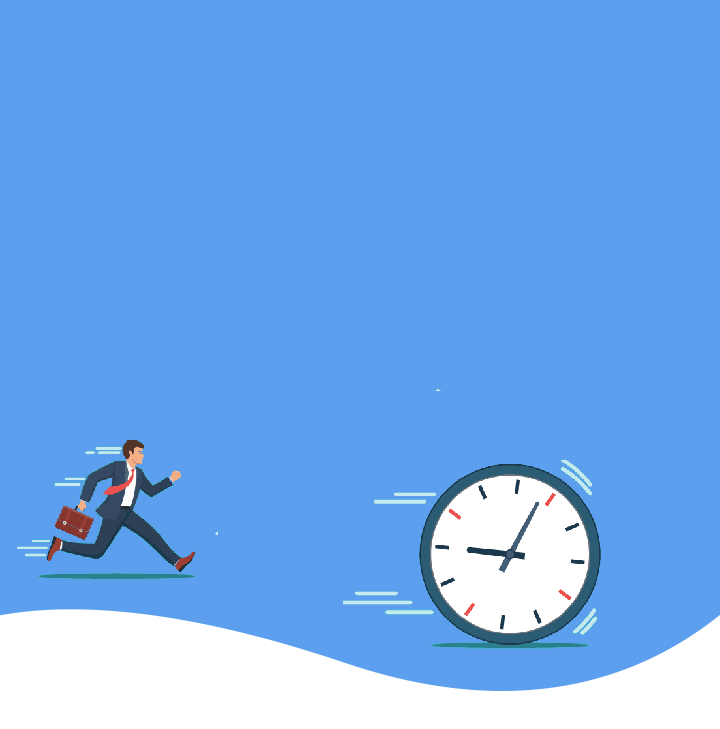
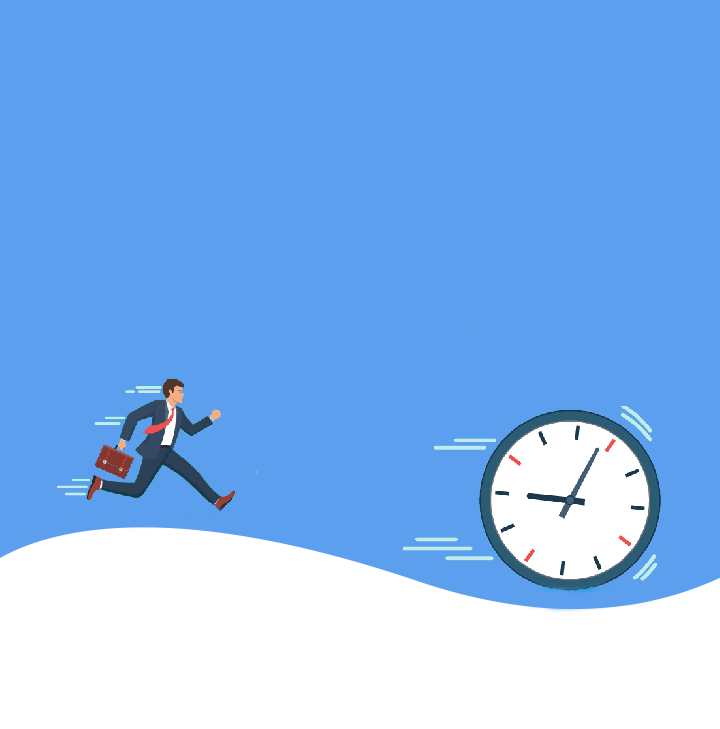
Two versions of the same layered image (720 × 729). Layer-by-layer changes:
painted on "Layer 2" over [343, 406, 661, 649]
painted on "Layer 1" over [16, 328, 495, 580]
painted on "Shape 2" over [0, 527, 720, 691]
